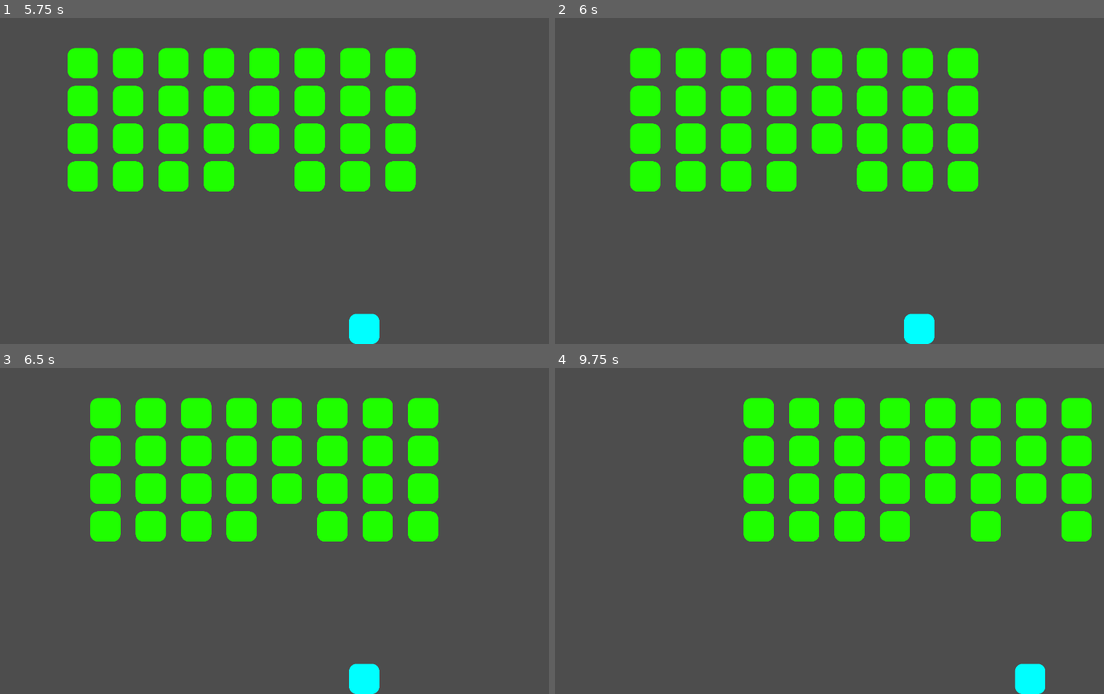
Above: before the commit, frames 1-4 (two rows, left to right).
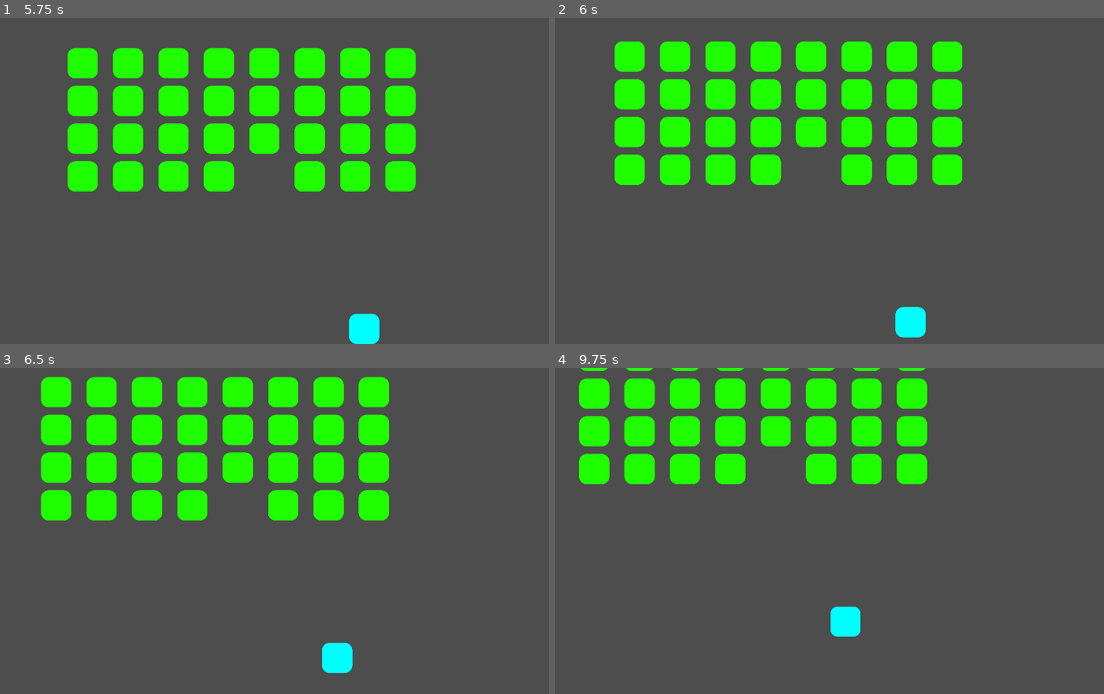
Above: after the commit, the same moments.

Repository: michael-j-coyne/space-defense
Game: Godot game, scene res://scenes/main.tscn
The game is run twice, just before and just after one commit, with the same random seed, the same clock (stepped at 60 frames per second) and the same inputs.
Inputs (mouse positions are in pixels of both pictures, inside the frame that each line leads up to):
- Up to frame 1 (5.75 s): tap Enter (ui_accept) at 0.5, 0.77, 3.77 s; move the mouse to (417, 164) at 0.52 s; hold Right (ui_right) 0.53-1.25 s; hold Shift 0.53-1.25 s; click (417, 164) at 0.67 s; drag from (175, 197) to (82, 34) at 1.27 s; move the mouse to (345, 109) at 2.02 s; hold Right (ui_right) 2.03-2.75 s; tap Ctrl at 2.1 s; drag from (263, 246) to (82, 34) at 2.77 s; move the mouse to (466, 229) at 3.52 s; hold Left (ui_left) 3.53-4.25 s; tap Alt at 3.6 s; drag from (115, 132) to (175, 63) at 4.27 s; move the mouse to (318, 181) at 5.02 s; hold Backspace (ui_text_backspace) from 5.03 s (still down); hold Shift from 5.03 s (still down); click (318, 181) at 5.17 s
- Up to frame 2 (6 s): release Backspace (ui_text_backspace) at 5.75 s; release Shift at 5.75 s; drag from (758, 99) to (955, 63) at 5.77 s
- Up to frame 3 (6.5 s): no input
- Up to frame 4 (9.75 s): move the mouse to (972, 514) at 6.52 s; hold Right (ui_right) 6.53-7.25 s; tap Ctrl at 6.6 s; tap Enter (ui_accept) at 6.77 s; drag from (730, 547) to (862, 413) at 7.27 s; move the mouse to (900, 459) at 8.02 s; hold Backspace (ui_text_backspace) 8.03-8.75 s; tap Alt at 8.1 s; drag from (818, 596) to (955, 413) at 8.77 s; move the mouse to (1021, 579) at 9.52 s; hold Right (ui_right) from 9.53 s (still down); hold Shift from 9.53 s (still down); click (1021, 579) at 9.67 s

Frame 1 is identical in both runs. In frame 2, 20% of the frame differs, in the area x 10-78%, y 7-100%; in frame 3, 18%; in frame 4, 25%, in the area x 4-98%, y 0-100%.

Commit message:
Use TransitionCamera in Main

Diff:
--- a/scenes/main.gd
+++ b/scenes/main.gd
@@ -4,3 +4,7 @@
 
 func _ready() -> void:
 	enemy_spawn.spawn_enemies()
+
+func _physics_process(_delta: float) -> void:
+	if Input.is_action_just_released("ui_text_backspace"):
+		$TransitionCamera.pan_to_camera($InitialCamera, get_node("Player/Camera2D"), 2.0)
--- a/scenes/main.tscn
+++ b/scenes/main.tscn
@@ -1,8 +1,9 @@
-[gd_scene load_steps=4 format=3 uid="uid://cw6yqb8txc3tr"]
+[gd_scene load_steps=5 format=3 uid="uid://cw6yqb8txc3tr"]
 
 [ext_resource type="Script" path="res://scenes/main.gd" id="1_hqko1"]
 [ext_resource type="PackedScene" uid="uid://db8fg8nkj0sgq" path="res://scenes/player.tscn" id="2_kr0qi"]
 [ext_resource type="PackedScene" uid="uid://bvmrysyho501e" path="res://scenes/enemy_grid.tscn" id="2_uiqiv"]
+[ext_resource type="PackedScene" uid="uid://7wx5h7m5w4mb" path="res://scenes/transition_camera.tscn" id="4_os3os"]
 
 [node name="Main" type="Node"]
 script = ExtResource("1_hqko1")
@@ -13,6 +14,9 @@
 [node name="Player" parent="." instance=ExtResource("2_kr0qi")]
 position = Vector2(917, 1030)
 
-[node name="TransitionCamera" type="Camera2D" parent="."]
-process_mode = 3
+[node name="TransitionCamera" parent="." instance=ExtResource("4_os3os")]
 anchor_mode = 0
+enabled = false
+
+[node name="InitialCamera" type="Camera2D" parent="."]
+anchor_mode = 0
